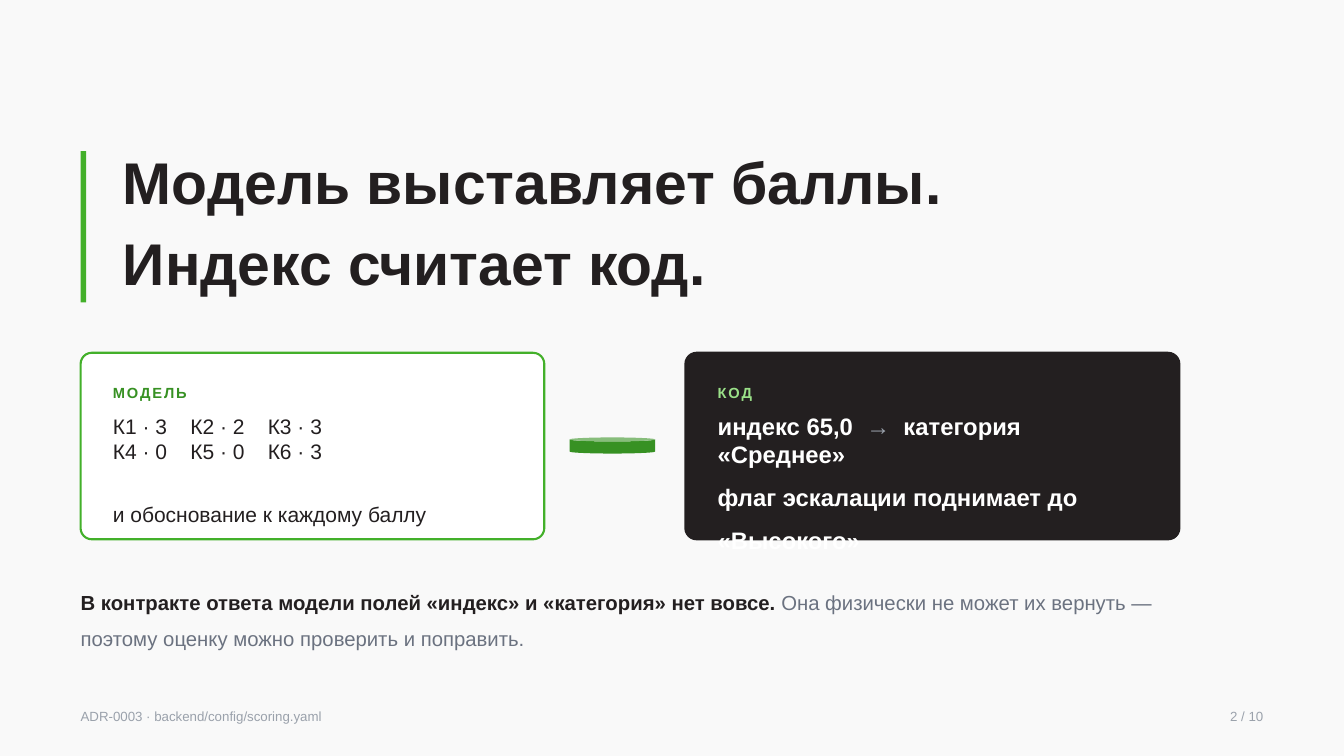
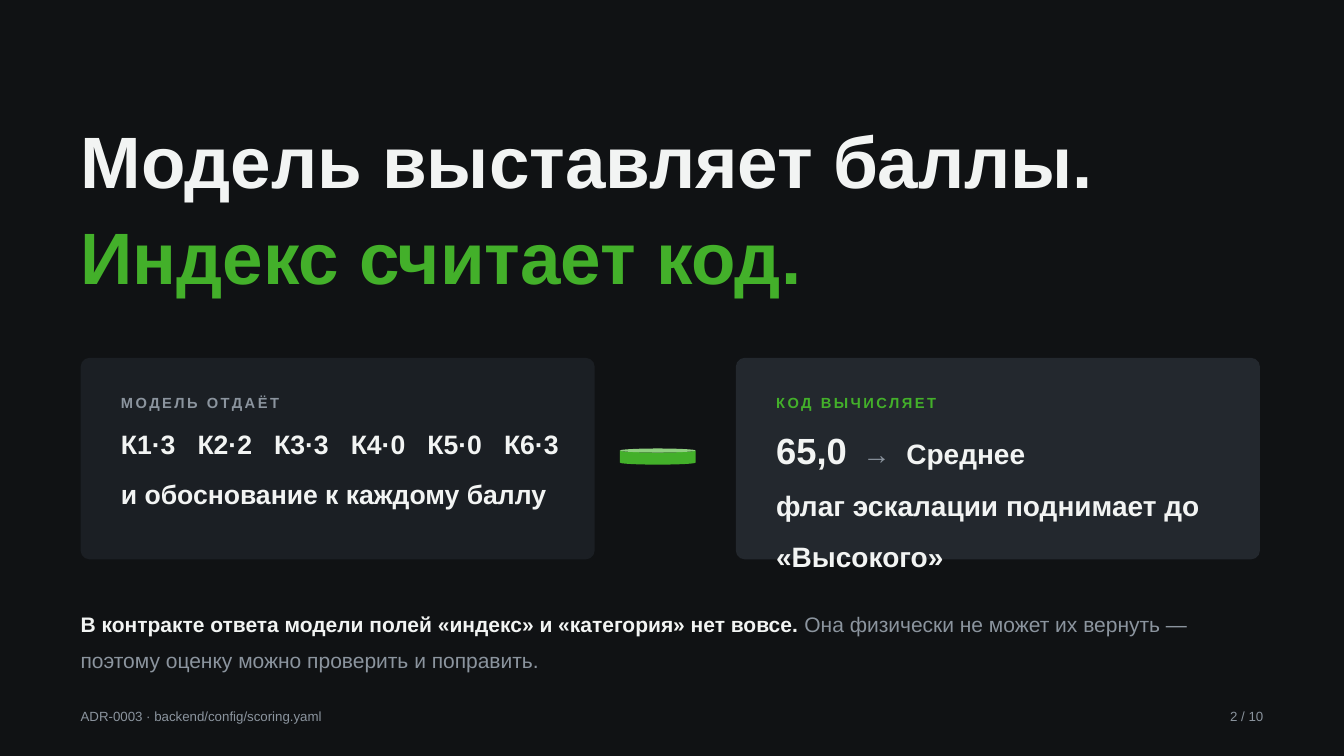
Before and after one commit to veceloe/ai-gpr-center-cifra, a slide deck: slide 3 of docs/product/build/presentation.pptx. Drawn at 1344x756 pixels with LibreOffice and Linux fonts; fonts in the diff are those of the drawing. Boxes give left, top, right and bottom in pixels: in the first picture for what was removed or moved away, otherwise in the second. Text is boxed around its words. In the diff, an @@ line names an element or a change of style, - is before the commit and + after.

```diff
--- a/docs/product/build/presentation.pptx
+++ b/docs/product/build/presentation.pptx
@@ rectangle at (0, 0, 1344, 756): fill #F9F9F9 to #101214 @@
@@ text "Модель выставляет баллы. Индекс считает ...": place and size @@
-text "Модель выставляет баллы. Индекс считает ..." at (123, 161, 941, 296)
+text "Модель выставляет баллы. Индекс считает ..." at (81, 134, 1093, 298)
@@ text "Модель выставляет баллы. Индекс считает ..." at (81, 134, 1093, 298): size 42 to 52 pt; text colour #231F20 to #F2F4F3 in "Модель выставляет баллы."; text colour #231F20 to #43B02A in "Индекс считает код."; line spacing 1.14 to 1.1 @@
@@ rectangle removed at (81, 151, 87, 302) @@
@@ rounded rectangle: place and size @@
-rounded rectangle at (81, 353, 544, 539)
+rounded rectangle at (81, 358, 595, 560)
@@ rounded rectangle at (81, 358, 595, 560): fill #FFFFFF to #1B1F24; outline #43B02A 1.5 pt to none; proportions changed @@
@@ rounded rectangle: place and size @@
-rounded rectangle at (686, 353, 1180, 539)
+rounded rectangle at (736, 358, 1260, 560)
@@ rounded rectangle at (736, 358, 1260, 560): fill #231F20 to #23282E; outline #231F20 1.5 pt to none; proportions changed @@
@@ text at (121, 396, 279, 411): text changed; text colour #379123 to #8B949E @@
-МОДЕЛЬ
+МОДЕЛЬ ОТДАЁТ
@@ text at (776, 398, 936, 411): text changed; text colour #9AE088 to #43B02A @@
-КОД
+КОД ВЫЧИСЛЯЕТ
@@ text at (121, 435, 559, 509): text changed; size 15 to 14 pt; text colour #231F20 to #8B949E @@
-К1 · 3 К2 · 2 К3 · 3
-К4 · 0 К5 · 0 К6 · 3
-и обоснование к каждому баллу
+К1·3 К2·2 К3·3 К4·0 К5·0 К6·3
+и обоснование к каждому баллу
@@ cylinder: place and size @@
-cylinder at (570, 438, 655, 454)
+cylinder at (620, 449, 696, 465)
@@ cylinder at (620, 449, 696, 465): fill #379123 to #43B02A @@
@@ text at (776, 438, 1199, 567): text changed; size 13 to 14 pt; text colour #C8D4C8 to #8B949E @@
-индекс 65,0 → категория «Среднее»
-флаг эскалации поднимает до «Высокого»
+65,0 → Среднее
+флаг эскалации поднимает до «Высокого»
@@ text "В контракте ответа модели полей ...": place and size @@
-text "В контракте ответа модели полей ..." at (81, 595, 1125, 650)
+text "В контракте ответа модели полей ..." at (81, 616, 1160, 673)
@@ text "В контракте ответа модели полей ..." at (81, 616, 1160, 673): size 14.5 to 15 pt; text colour #231F20 to #F2F4F3 in "В контракте ответа модели полей «индекс» и ..."; text colour #6B7280 to #8B949E in "Она физически не может их вернуть — ..." @@
@@ text "ADR-0003 · backend/config/scoring.yaml" at (81, 711, 321, 724): text colour #9AA1AB to #8B949E @@
@@ text "2 / 10" at (1230, 712, 1264, 721): text colour #9AA1AB to #8B949E @@
```
Also in this commit, not shown: 8 other slides changed, 1 slide added, 1 slide removed, 4 other files.
